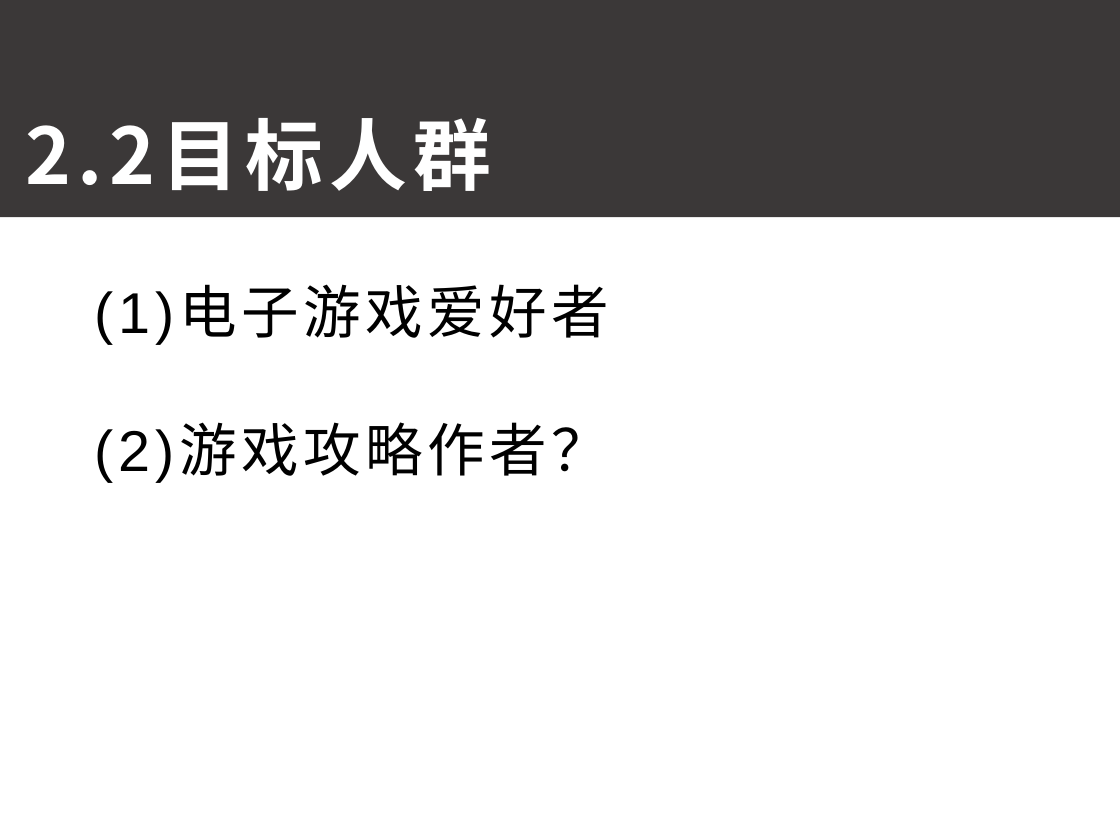
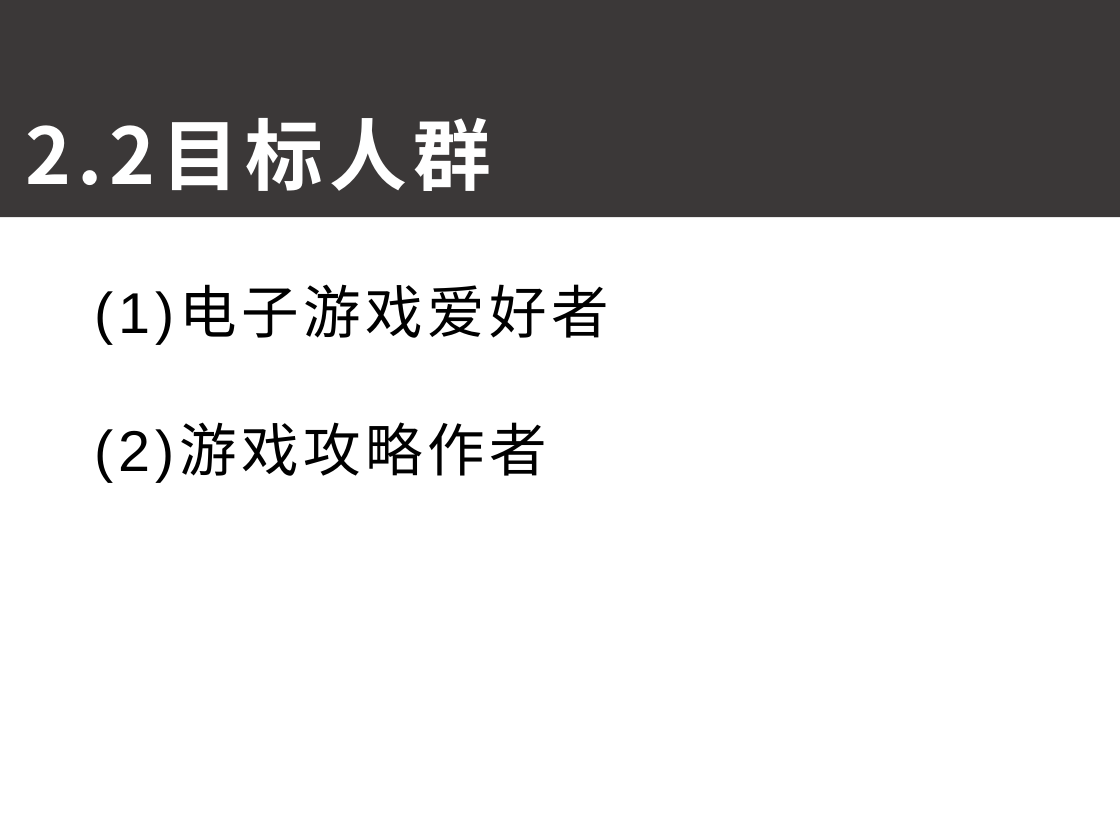
Before and after one commit to ConstanTWT/SE2020-G01, a slide deck: slide 6 of PPT/G01小组项目介绍(1.2）PPT.pptx. Drawn at 1120x840 pixels with LibreOffice and Linux fonts; fonts in the diff are those of the drawing. Boxes give left, top, right and bottom in pixels: in the first picture for what was removed or moved away, otherwise in the second. Text is boxed around its words. In the diff, an @@ line names an element or a change of style, - is before the commit and + after.

```diff
--- a/PPT/G01小组项目介绍(1.2）PPT.pptx
+++ b/PPT/G01小组项目介绍(1.2）PPT.pptx
@@ text at box(95, 425, 547, 481): text changed @@
-(2)游戏攻略作者？
+(2)游戏攻略作者
```
Also in this commit, not shown: 3 other slides changed.
